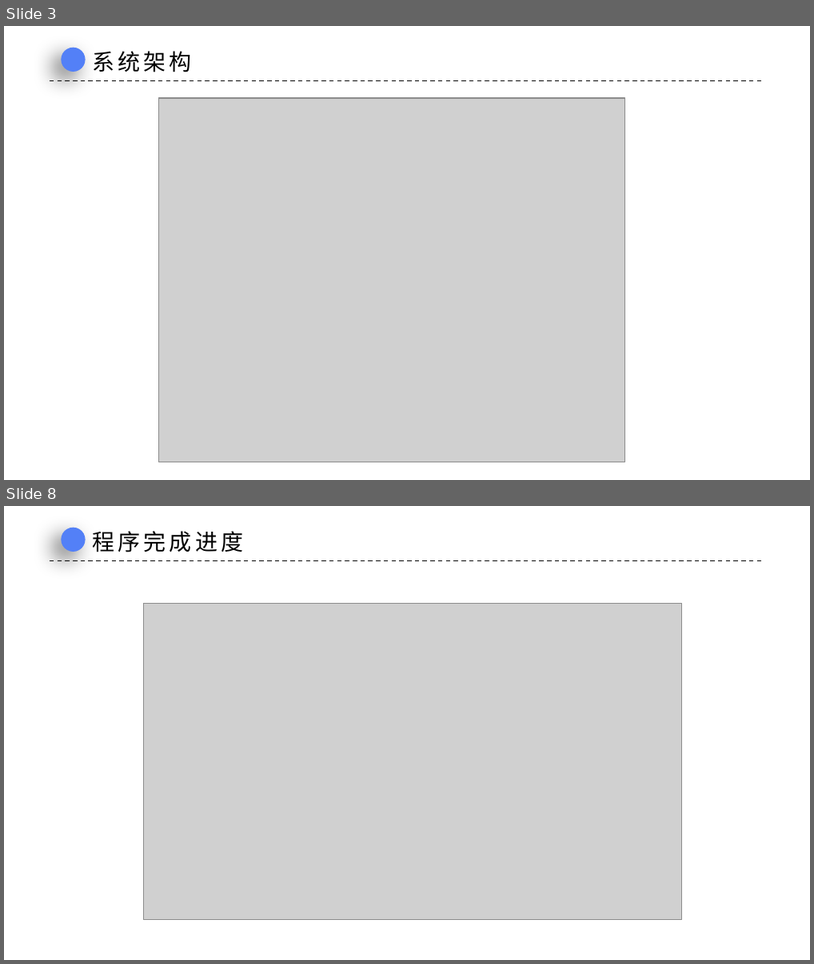
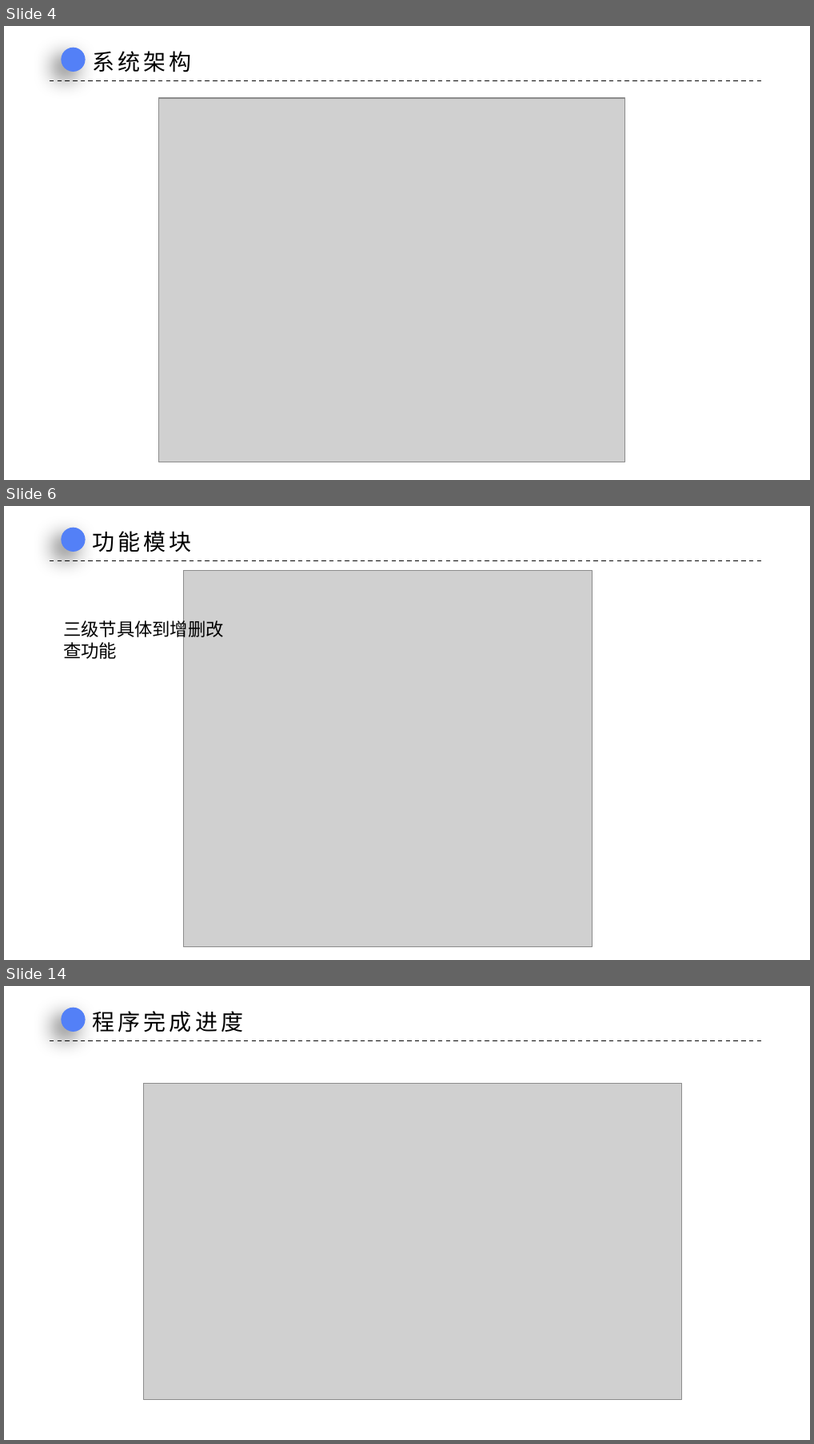
Before and after one commit to rufeng-h/healthman, a slide deck: docs/中期答辩.pptx. Shown one above the other, each under a label of ours: slides 3 and 8 before the commit, slides 4, 6 and 14 after it; the slides between them are not shown. The pictures are 814x964 and 814x1444 pixels, drawn with LibreOffice and Linux fonts; fonts in the diff are those of the drawing; grey boxes stand for pictures; background and template pictures are left out. Boxes give left, top, right and bottom in pixels: in the first picture for what was removed or moved away, otherwise in the second. Text is boxed around its words. In the diff, an @@ line names an element or a change of style, - is before the commit and + after.

```diff
--- a/docs/中期答辩.pptx
+++ b/docs/中期答辩.pptx
@@ slide 6 added at bbox=[4, 506, 810, 960], background picture (left out) @@
@@ ellipse added at bbox=[62, 527, 86, 551], fill #5380F7 @@
@@ text added at bbox=[92, 531, 192, 552], 20 pt, text #000000 @@
+功能模块
@@ line added from (49, 561) to (766, 561), #000000 1 pt dashed @@
@@ picture added at bbox=[183, 571, 593, 946] @@
@@ text added at bbox=[63, 618, 224, 659], 16 pt, text #000000 @@
+三级节具体到增删改查功能
@@ what was slide 3 is now slide 4 @@
@@ what was slide 8 is now slide 14 @@
```
Also in this commit, not shown: 3 slides changed, 7 other slides added, 3 slides removed, 15 other files.
